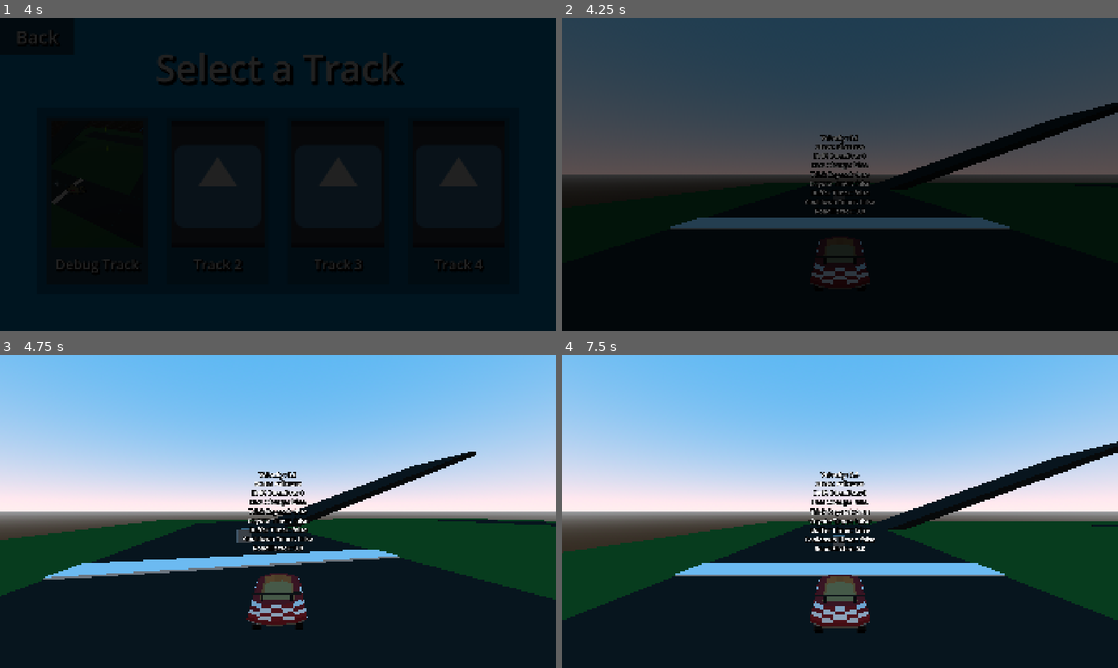
Above: before the commit, frames 1-4 (two rows, left to right).
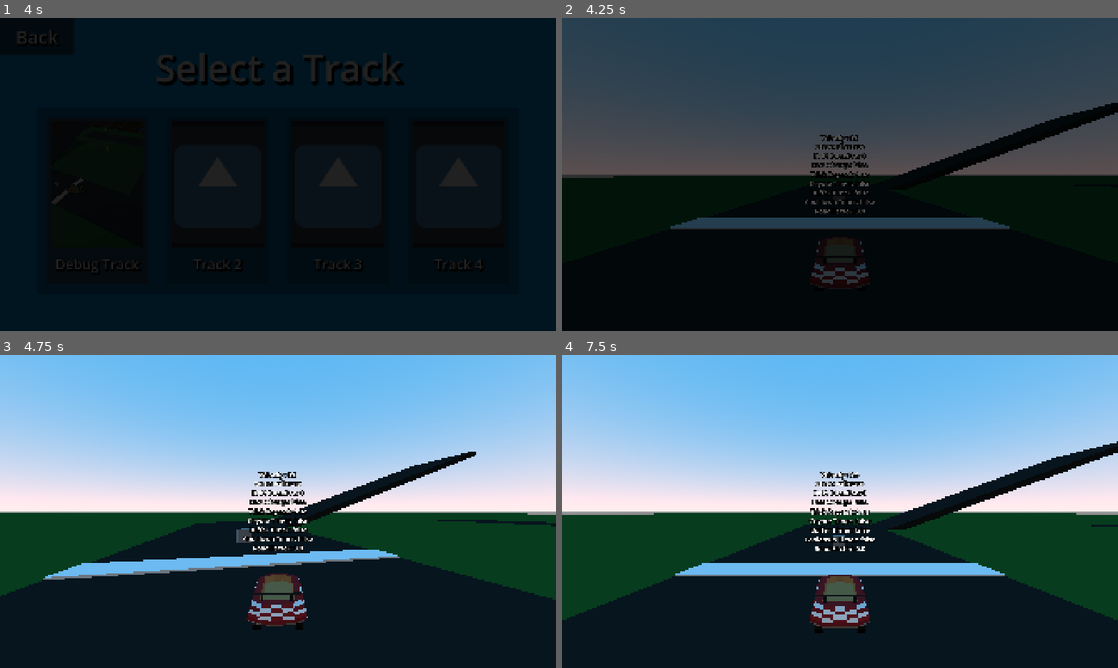
Above: after the commit, the same moments.

Repository: CISC-486-Game-Development-Project/cisc-486-game-development-project
Game: Godot game, scene res://Scenes/Menus/TitleScreen/title_screen.tscn
The game is run twice, just before and just after one commit, with the same random seed, the same clock (stepped at 60 frames per second) and the same inputs. The engine's default icon, where the game draws it, is replaced by a stand-in: a white triangle on a blue panel in a dark square. Sound files missing from this copy of the repository are replaced by a short silence.
Inputs (mouse positions are in pixels of both pictures, inside the frame that each line leads up to):
- Up to frame 1 (4 s): tap Enter at 0.5 s; move the mouse to (400, 158) at 0.52 s; hold D (Right) 0.53-1.25 s; hold P (Drift) 0.53-1.25 s; click (400, 158) at 0.67 s; click "Singleplayer" at 1.25 s; drag from (166, 190) to (250, 237) at 2.02 s; click "Default Character in the Defa…" at 2.75 s; click (100, 199) at 3.5 s
- Up to frame 2 (4.25 s): no input
- Up to frame 3 (4.75 s): move the mouse to (333, 442) at 4.27 s; hold D (Right) from 4.28 s (still down); hold P (Drift) from 4.28 s (still down)
- Up to frame 4 (7.5 s): release D (Right) at 5 s; release P (Drift) at 5 s; drag from (812, 574) to (673, 464) at 5.02 s; tap Space at 5.75 s; move the mouse to (1006, 558) at 5.77 s; hold A (Left) 5.78-6.5 s; hold P (Drift) 5.78-6.5 s; drag from (673, 464) to (756, 433) at 6.52 s; tap Enter at 7.25 s; move the mouse to (867, 511) at 7.27 s; hold S (Backward) from 7.28 s (still down); hold P (Drift) from 7.28 s (still down); click (867, 511) at 7.42 s

Frame 1 is identical in both runs. In frame 2, 2.3% of the frame differs, in the area x 0-100%, y 50-55%; in frame 3, 2.8%; in frame 4, 4.1%, in the area x 0-100%, y 50-64%.

Commit message:
Added Boost Panels & Spline Track Prototyping
Very rudimentary implementations of boost panels and path3d based tracks, will work on these both more later to make them better.

Diff:
--- a/Entities/Kart3D/kart_3d.gd
+++ b/Entities/Kart3D/kart_3d.gd
@@ -229,7 +229,10 @@
 		var wheel_terrain = wheel.get_wheel_terrain()
 		if wheel_terrain:
 			wheels_on_ground += 1
-			if wheel_terrain.is_in_group("Paved"):
+			if wheel_terrain.is_in_group("Boost"):
+				total_road_factor += road_factor_paved
+				set_boost(1.5)
+			elif wheel_terrain.is_in_group("Paved"):
 				total_road_factor += road_factor_paved
 			elif wheel_terrain.is_in_group("Offroad"):
 				total_road_factor += road_factor_offroad
--- a/Scenes/Tracks/debug_track.tscn
+++ b/Scenes/Tracks/debug_track.tscn
@@ -21,18 +21,26 @@
 background_mode = 2
 sky = SubResource("Sky_xvvda")
 
+[sub_resource type="Curve3D" id="Curve3D_fmsym"]
+closed = true
+_data = {
+"points": PackedVector3Array(-24.749622, -3.8146973e-06, -20.401445, 24.749622, 3.8146973e-06, 20.401445, 35.64517, 0.51013184, -36.956112, 16.687956, -3.8146973e-06, -15.0460205, -16.687956, 3.8146973e-06, 15.0460205, 34.65126, 0.51013184, 32.66449, 4.975712, 3.8146973e-06, 6.394932, -4.975712, -3.8146973e-06, -6.394932, -37.271076, 0.51013184, 36.57808, 0, 0, 0, 0, 0, 0, -42.214558, 1.0068359, 20.054195, 0, 0, 0, 0, 0, 0, -42.841125, 10.146301, 1.7054479, -15.048008, 3.8146973e-06, 16.70283, 15.048008, -3.8146973e-06, -16.70283, -33.519627, 0.5, -38.406948),
+"tilts": PackedFloat32Array(0, 0, 0, 0, 0, 0)
+}
+point_count = 6
+
+[sub_resource type="StandardMaterial3D" id="StandardMaterial3D_infoe"]
+albedo_color = Color(0, 0, 0, 1)
+
 [sub_resource type="StandardMaterial3D" id="StandardMaterial3D_irhi4"]
 albedo_color = Color(0, 0.30980393, 0, 1)
 
 [sub_resource type="BoxMesh" id="BoxMesh_fsgd3"]
 material = SubResource("StandardMaterial3D_irhi4")
-size = Vector3(100, 1, 100)
+size = Vector3(500, 1, 500)
 
 [sub_resource type="BoxShape3D" id="BoxShape3D_2jtd5"]
-size = Vector3(100, 1, 100)
-
-[sub_resource type="StandardMaterial3D" id="StandardMaterial3D_infoe"]
-albedo_color = Color(0, 0, 0, 1)
+size = Vector3(500, 1, 500)
 
 [sub_resource type="BoxMesh" id="BoxMesh_w7ecq"]
 material = SubResource("StandardMaterial3D_infoe")
@@ -46,7 +54,14 @@
 size = Vector3(15, 1, 15)
 
 [sub_resource type="BoxShape3D" id="BoxShape3D_infoe"]
-size = Vector3(15, 1, 15)
+size = Vector3(5, 0.2, 15)
+
+[sub_resource type="StandardMaterial3D" id="StandardMaterial3D_fmsym"]
+albedo_color = Color(0.5411765, 0.38431373, 0, 1)
+
+[sub_resource type="BoxMesh" id="BoxMesh_7kucd"]
+material = SubResource("StandardMaterial3D_fmsym")
+size = Vector3(5, 0.2, 15)
 
 [sub_resource type="StandardMaterial3D" id="StandardMaterial3D_if3av"]
 
@@ -67,6 +82,27 @@
 
 [node name="Terrain" type="Node3D" parent="." unique_id=361690583]
 
+[node name="Path3D" type="Path3D" parent="Terrain" unique_id=999992233]
+transform = Transform3D(1, 0, 0, 0, 1, 0, 0, 0, 1, 0, -1.0894814, 0)
+visible = false
+curve = SubResource("Curve3D_fmsym")
+
+[node name="CSGPolygon3D" type="CSGPolygon3D" parent="Terrain/Path3D" unique_id=321750741]
+transform = Transform3D(1, 0, 0, 0, 1, 0, 0, 0, 1, 0, 1.0894814, 0)
+polygon = PackedVector2Array(-7, 0, -5, 2, 5, 2, 7, 0.8)
+mode = 2
+path_node = NodePath("..")
+path_interval_type = 0
+path_interval = 0.5
+path_simplify_angle = 0.0
+path_rotation = 2
+path_rotation_accurate = false
+path_local = false
+path_continuous_u = true
+path_u_distance = 1.0
+path_joined = true
+material = SubResource("StandardMaterial3D_infoe")
+
 [node name="Ground" type="StaticBody3D" parent="Terrain" unique_id=1575098640 groups=["Offroad"]]
 
 [node name="MeshInstance3D" type="MeshInstance3D" parent="Terrain/Ground" unique_id=1661721477]
@@ -145,6 +181,15 @@
 mesh = SubResource("BoxMesh_irhi4")
 
 [node name="CollisionShape3D" type="CollisionShape3D" parent="Terrain/Corner4" unique_id=1356669871]
+shape = SubResource("BoxShape3D_infoe")
+
+[node name="BoostPanel" type="StaticBody3D" parent="Terrain" unique_id=2065974377 groups=["Boost"]]
+transform = Transform3D(1, 0, 0, 0, 1, 0, 0, 0, 1, 1, 0.411, -30)
+
+[node name="MeshInstance3D" type="MeshInstance3D" parent="Terrain/BoostPanel" unique_id=69504843]
+mesh = SubResource("BoxMesh_7kucd")
+
+[node name="CollisionShape3D" type="CollisionShape3D" parent="Terrain/BoostPanel" unique_id=235771575]
 shape = SubResource("BoxShape3D_infoe")
 
 [node name="StartLine" type="CSGBox3D" parent="Terrain" unique_id=872318613]
--- a/project.godot
+++ b/project.godot
@@ -39,6 +39,7 @@
 Paved="Terrain type ideal for driving"
 Offroad="Terrain type that doesn't allow full speed"
 "Harsh Offroad"="Terrain type that strongly affects kart performance"
+Boost=""
 
 [input]
 
